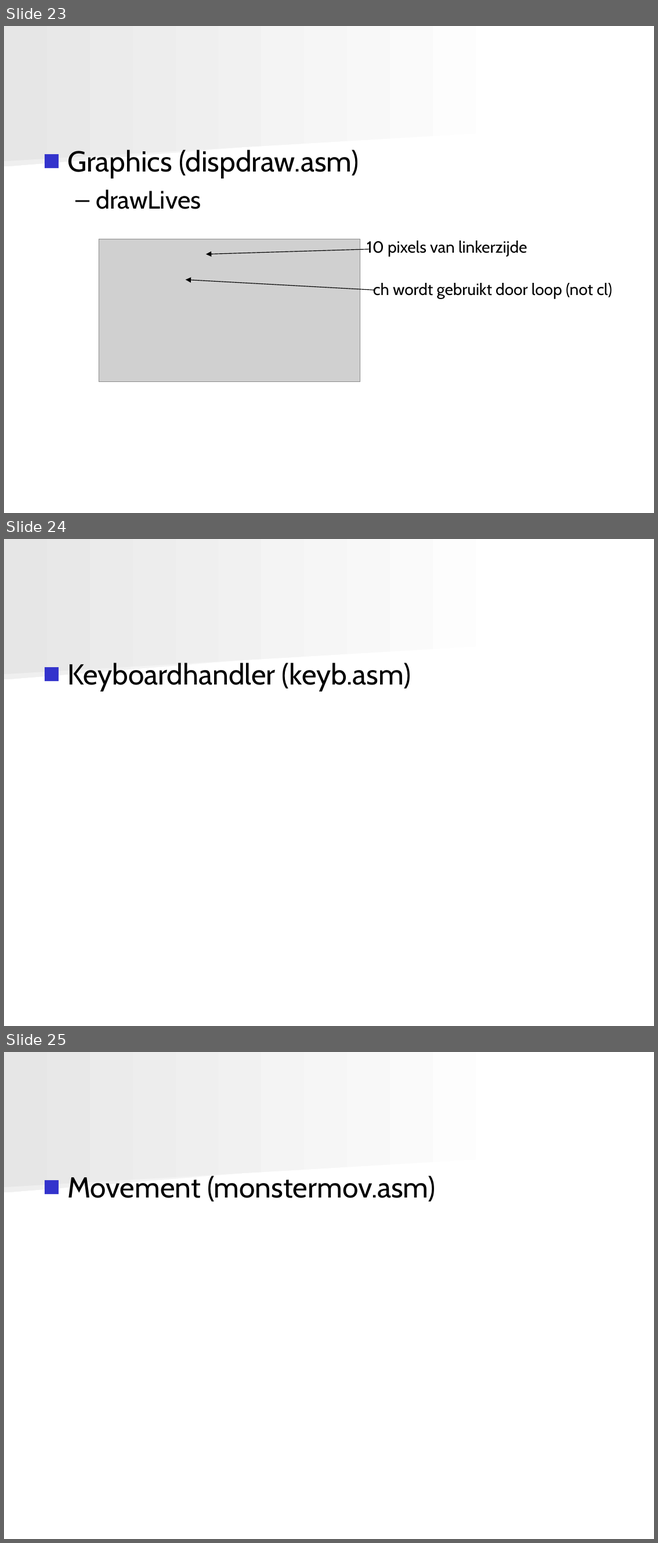
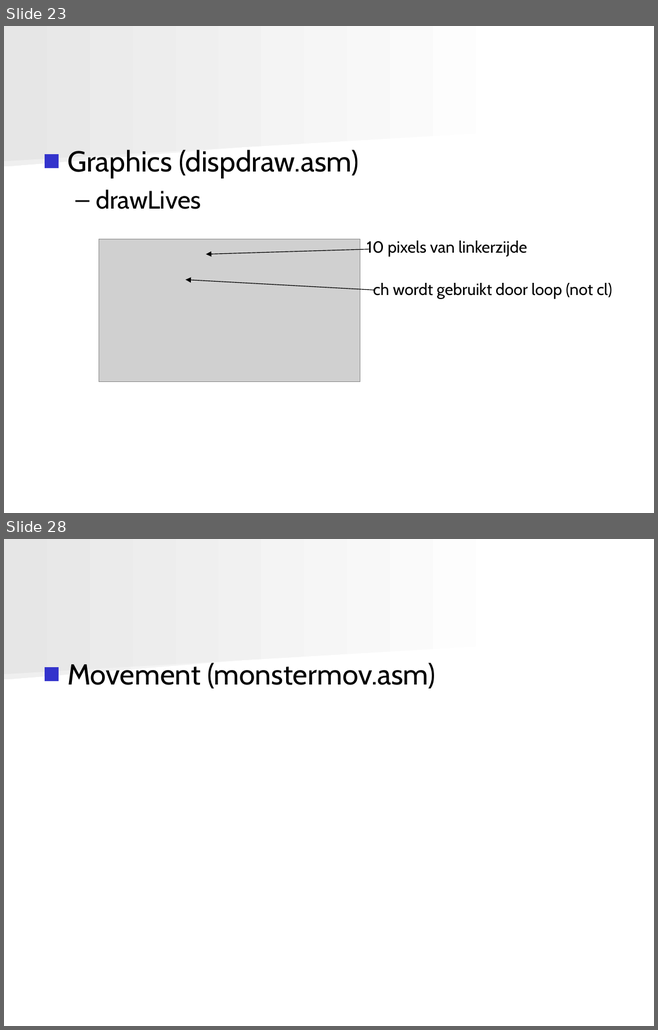
Before and after one commit to angryzor/space_invaders_8086, a slide deck: Presentatie.ppt. Shown one above the other, each under a label of ours: slides 23, 24 and 25 before the commit, slides 23 and 28 after it; the slides between them are not shown. The pictures are 658x1543 and 658x1030 pixels, drawn with LibreOffice and Linux fonts; fonts in the diff are those of the drawing; grey boxes stand for pictures. Boxes give left, top, right and bottom in pixels: in the first picture for what was removed or moved away, otherwise in the second. Text is boxed around its words. In the diff, an @@ line names an element or a change of style, - is before the commit and + after.

```diff
--- a/Presentatie.ppt
+++ b/Presentatie.ppt
@@ slide 24 removed at (4,539,654,1026), background #FFFFFF; not listed: 2 template elements that a slide beside it also shows @@
@@ text removed at (67,663,411,690) @@
-■ Keyboardhandler (keyb.asm)
@@ what was slide 25 is now slide 28 @@
```
Also in this commit, not shown: 4 slides added.
